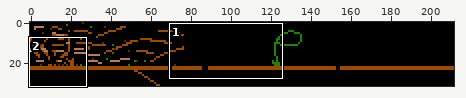
Sprite sheet -- android/assets/worlds/world_1_1.png. The first picture is a wide view before the edit; the outline marks the close-up.
Close-up. Before the edit:
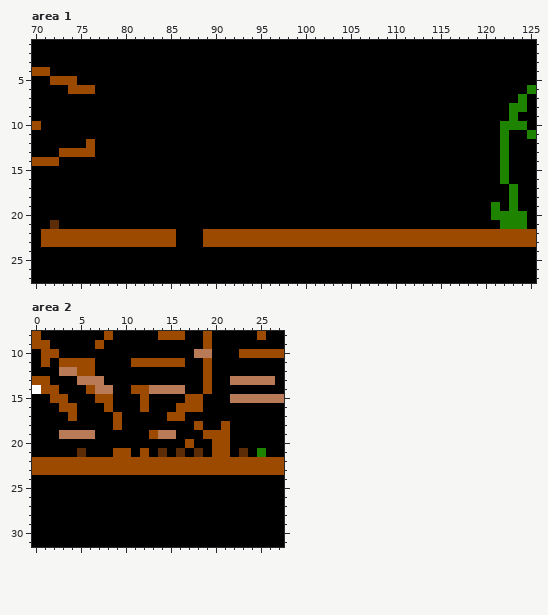
The file is 212x32 pixels. Shown: area 1: x 70..125, y 1..27; area 2: x 0..27, y 8..31.
New version:
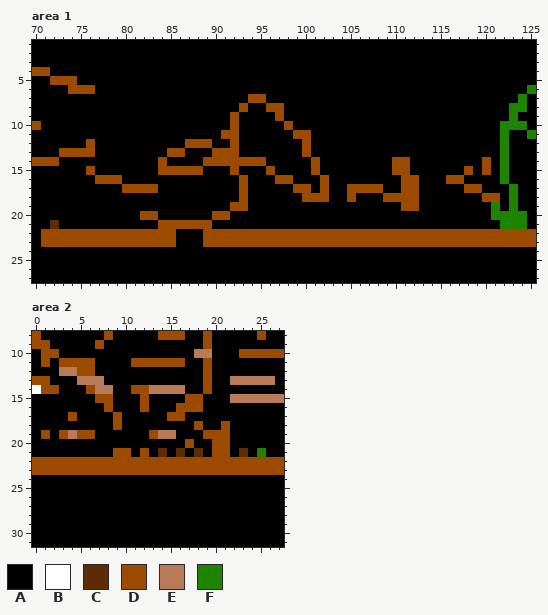
Palette (. is transparent): A #000000  B #ffffff  C #5c2c07  D #9b4a00  E #b97a57  F #1e8400
The edit:
Area 1:
y 7: x 94..95 AA -> DD
y 8: x 93 A -> D; x 96..97 AA -> DD
y 9: x 92 A -> D; x 97 A -> D
y 10: x 92 A -> D; x 98 A -> D
y 11: x 91..92 AA -> DD; x 99..100 AA -> DD
y 12: x 87..89 AAA -> DDD; x 92 A -> D; x 100 A -> D
y 13: x 85..86 AA -> DD; x 90..92 AAA -> DDD; x 100 A -> D
y 14: x 84 A -> D; x 89..95 AAAAAAA -> DDDDDDD; x 101 A -> D; x 110..111 AA -> DD; x 120 A -> D
y 15: x 76 A -> D; x 84..88 AAAAA -> DDDDD; x 92 A -> D; x 96 A -> D; x 101 A -> D; x 110..111 AA -> DD; x 118 A -> D; x 120 A -> D
y 16: x 77..79 AAA -> DDD; x 93 A -> D; x 97..98 AA -> DD; x 102 A -> D; x 111..112 AA -> DD; x 116..117 AA -> DD
y 17: x 80..83 AAAA -> DDDD; x 93 A -> D; x 99..100 AA -> DD; x 102 A -> D; x 105..108 AAAA -> DDDD; x 111..112 AA -> DD; x 118..119 AA -> DD
y 18: x 93 A -> D; x 100..102 AAA -> DDD; x 105 A -> D; x 109..112 AAAA -> DDDD; x 120..121 AA -> DD
y 19: x 92..93 AA -> DD; x 111..112 AA -> DD
y 20: x 82..83 AA -> DD; x 90..91 AA -> DD
y 21: x 84..89 AAAAAA -> DDDDDD
Area 2:
y 15: x 2..3 DD -> AA
y 16: x 3..4 DD -> AA
y 19: x 1 A -> D; x 3 E -> D; x 5..6 EE -> DD
y 21: x 5 C -> A
Pixel boxes of the changes (left, top, right, bottom) in both close-ups:
changed: (86, 94, 500, 229)
changed: (41, 394, 95, 457)
